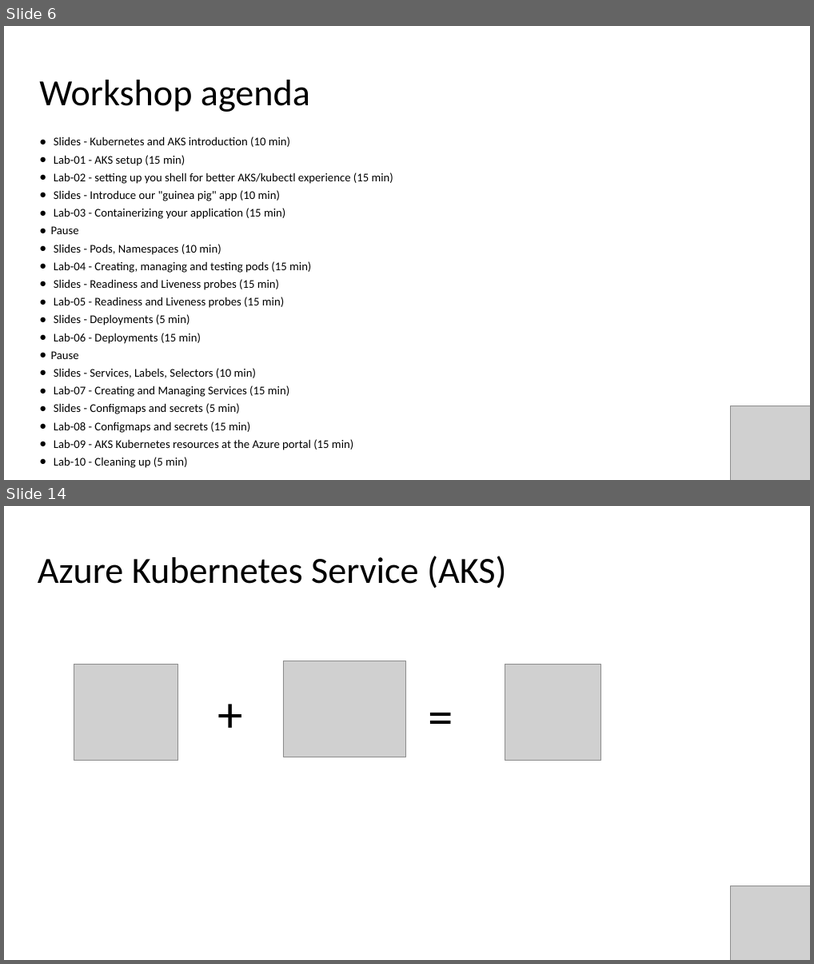
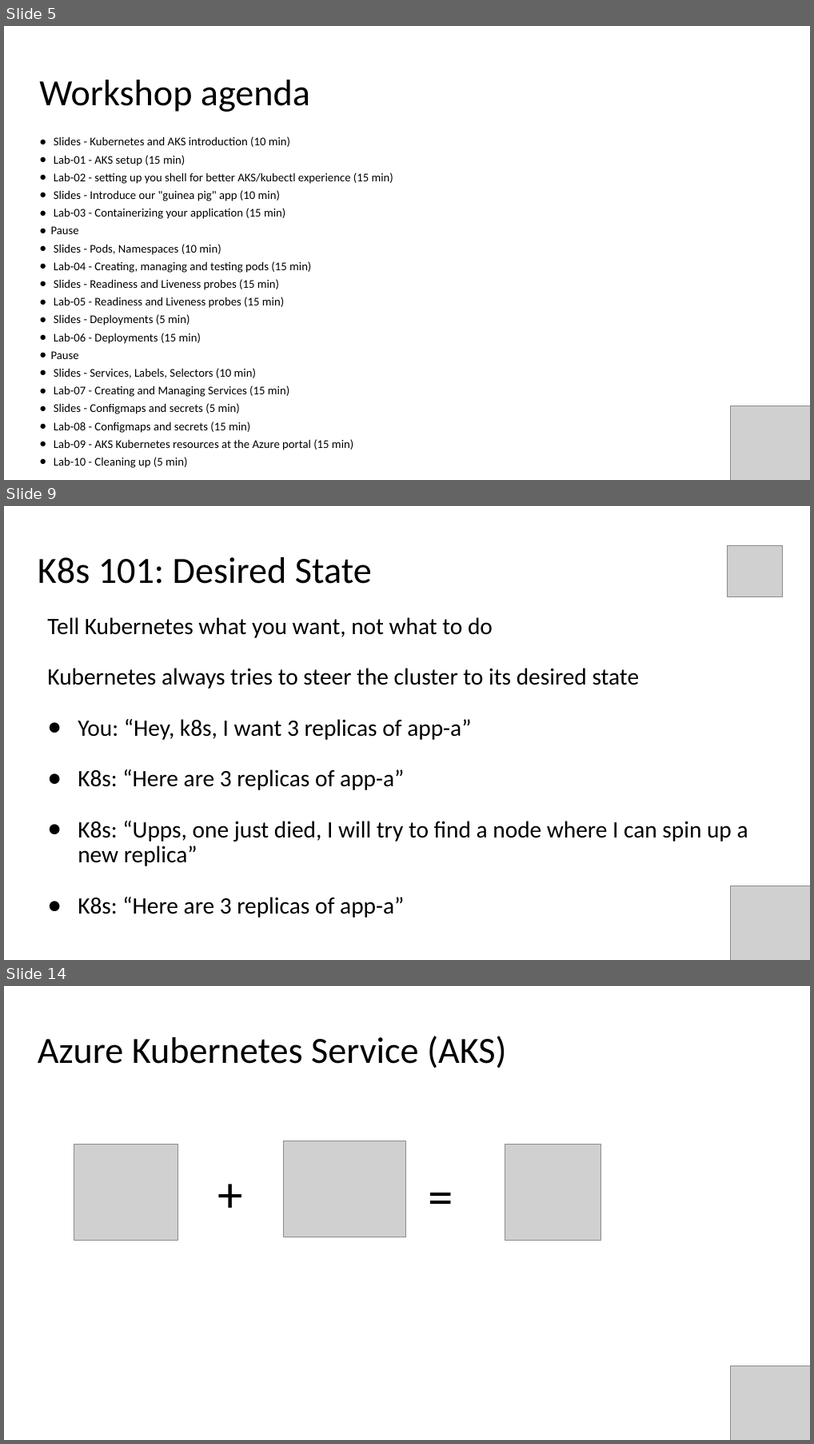
Before and after one commit to evgenyb/aks-workshops, a slide deck: 01-aks-and-k8s-101/slides/Introduction to AKS.pptx. Shown one above the other, each under a label of ours: slides 6 and 14 before the commit, slides 5, 9 and 14 after it; the slides between them are not shown. The pictures are 814x964 and 814x1444 pixels, drawn with LibreOffice and Linux fonts; fonts in the diff are those of the drawing; grey boxes stand for pictures. Boxes give left, top, right and bottom in pixels: in the first picture for what was removed or moved away, otherwise in the second. Text is boxed around its words. In the diff, an @@ line names an element or a change of style, - is before the commit and + after.

```diff
--- a/01-aks-and-k8s-101/slides/Introduction to AKS.pptx
+++ b/01-aks-and-k8s-101/slides/Introduction to AKS.pptx
@@ slide 9 added at (x1=4, y1=506, x2=810, y2=960), background #FFFFFF @@
@@ picture added at (x1=727, y1=545, x2=783, y2=596) @@
@@ title added at (x1=38, y1=557, x2=372, y2=584), 44 pt, text #000000 @@
+K8s 101: Desired State
@@ text added at (x1=47, y1=617, x2=749, y2=917), 28 pt, text #000000 @@
+Tell Kubernetes what you want, not what to do
+Kubernetes always tries to steer the cluster to its desired state
+● You: “Hey, k8s, I want 3 replicas of app-a”
+● K8s: “Here are 3 replicas of app-a”
+● K8s: “Upps, one just died, I will try to find a node where I can spin up a new replica”
+● K8s: “Here are 3 replicas of app-a”
@@ picture added at (x1=731, y1=885, x2=810, y2=960) @@
@@ what was slide 6 is now slide 5 @@
```
Also in this commit, not shown: 2 slides changed, 7 other slides added, 8 slides removed, 1 other file.
